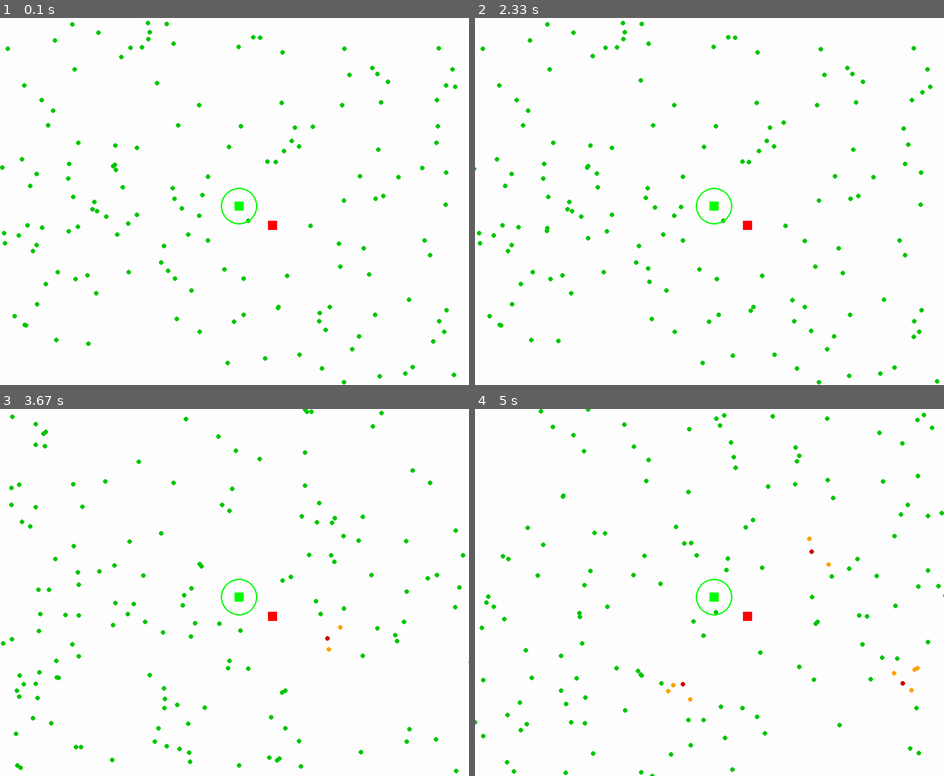
Above: before the commit, frames 1-4 (two rows, left to right).
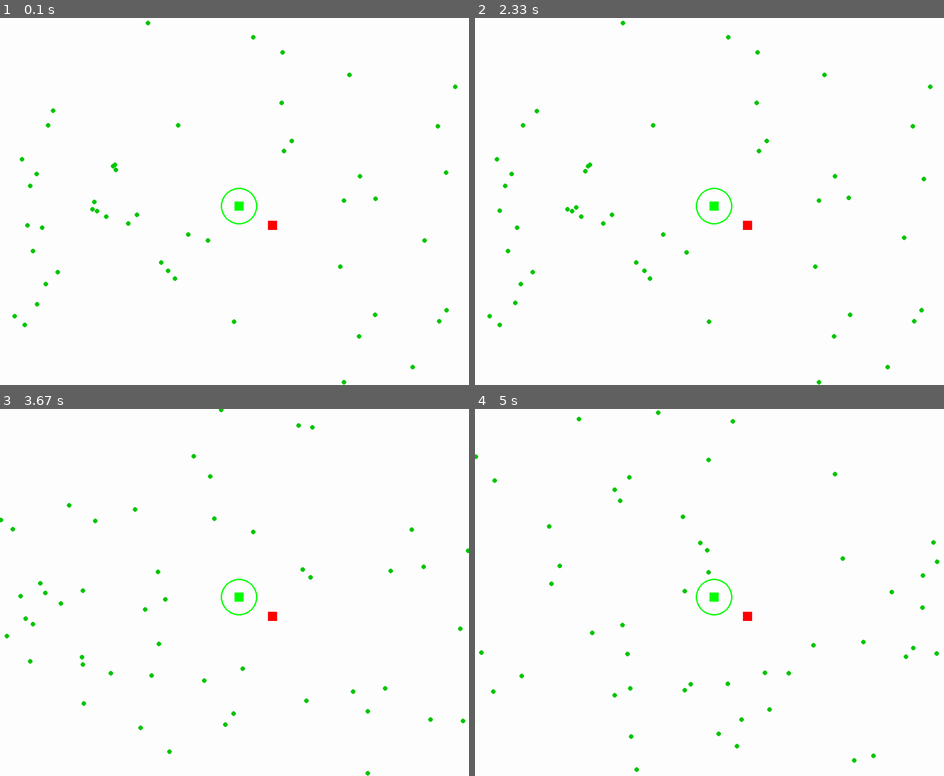
Above: after the commit, the same moments.

Repository: Kartmaan/survival-simulator
Game: pygame game, started from survivor_sim.py
Same seed, same stepped clock (60 frames per second), same inputs: the game is played once before the commit and once after it.
Inputs:
- Up to frame 1 (0.1 s): no input
- Up to frame 2 (2.33 s): no input
- Up to frame 3 (3.67 s): no input
- Up to frame 4 (5 s): no input

The runs differ from the first frame. In frame 1, 1.1% of the frame differs, in the area x 0-98%, y 0-99%; in frame 2, 1.4%; in frame 3, 2.2%, in the area x 0-100%, y 0-100%; in frame 4, 2.2%.

Commit message:
Stable fading

Diff:
--- a/survivor_sim.py
+++ b/survivor_sim.py
@@ -20,8 +20,9 @@
 BLUE = [0, 0, 255]
 ORANGE = [255, 165, 0]
 
-NB_OF_SURVIVORS = 150
+NB_OF_SURVIVORS = 50
 SHOW_SENSORIAL_FIELD = False
+SHOW_DISTANCE_LINE = False
 
 def get_distance(p1: tuple, p2: tuple) -> float:
   """Returns the Euclidean distance between two coordinates.
@@ -61,7 +62,7 @@
         # Speed
         self.speed_default = 4
         self.speed = self.speed_default
-        self.speed_critical = self.speed / 3
+        self.speed_critical = self.speed / 4
         self.speed_flee = self.speed + 2
         self.speed_flee_critical = self.speed_critical + 2
 
@@ -99,7 +100,7 @@
         self.fading = False
 
         # Energy management
-        self.energy_default = 50
+        self.energy_default = 25
         self.energy = self.energy_default
         self.energy_critical = self.energy_default / 4
         self.energy_loss_frequency = 1 # In second
@@ -228,8 +229,8 @@
             TOLERANCE = 1e-2
             if fade_progress >= 1 - TOLERANCE:
                 #print("FADING OVER")
-                self.immobilized = False
-                self.fading = False
+                #self.immobilized = False
+                #self.fading = False
                 return True # Survivor will be deleted (main loop)
 
             # The fading phase is still in progress.
@@ -334,16 +335,19 @@
         """Displays the Survivor on screen according to
         its status.
         """
-        if self.in_danger:
-            color = self.color_danger
-        elif self.in_follow:
-            color = self.color_follow
-        elif self.in_critical and not self.immobilized:
-            color = self.color_critical
-        elif self.immobilized:
+        if self.fading or self.immobilized:
             color = self.color_immobilized
         else:
-            color = self.color
+            if self.in_danger:
+                color = self.color_danger
+            elif self.in_follow:
+                color = self.color_follow
+            elif self.in_critical and not self.immobilized:
+                color = self.color_critical
+            elif self.immobilized:
+                color = self.color_immobilized
+            else:
+                color = self.color
 
         pygame.draw.circle(screen, color, (int(self.x), int(self.y)), self.survivor_radius)
 
@@ -492,12 +496,14 @@
 
         # If the method returns True, the Survivor must be deleted.
         should_remove = survivor.move()
-        survivor.show()
-
-        if should_remove:
+        #survivor.show()
+        if not should_remove:
+            survivor.show()
+        else:
             to_remove.append(survivor)
 
-        #pygame.draw.line(screen, (255,0,0), survivor.get_pos(), danger.get_pos())
+        if SHOW_DISTANCE_LINE:
+            pygame.draw.line(screen, (255,0,0), survivor.get_pos(), danger.get_pos())
 
     # - - - - - - - - - - THE REAPER ROOM - - - - - - - - - -
     # Survivors deletion
